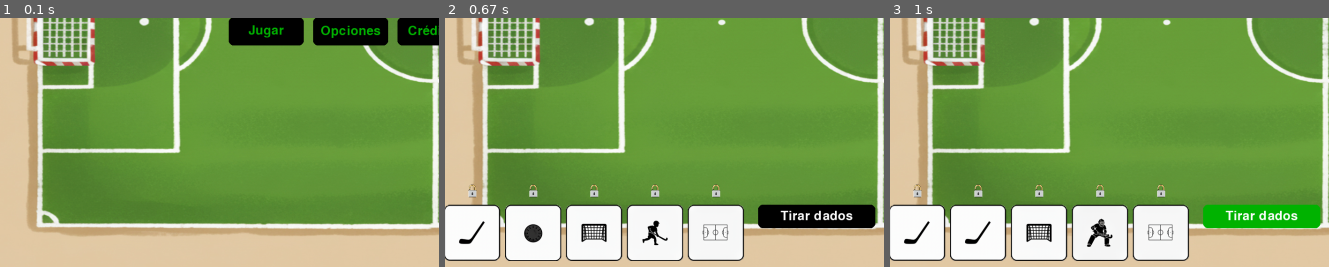
Above: before the commit, frames 1-3 (left to right).
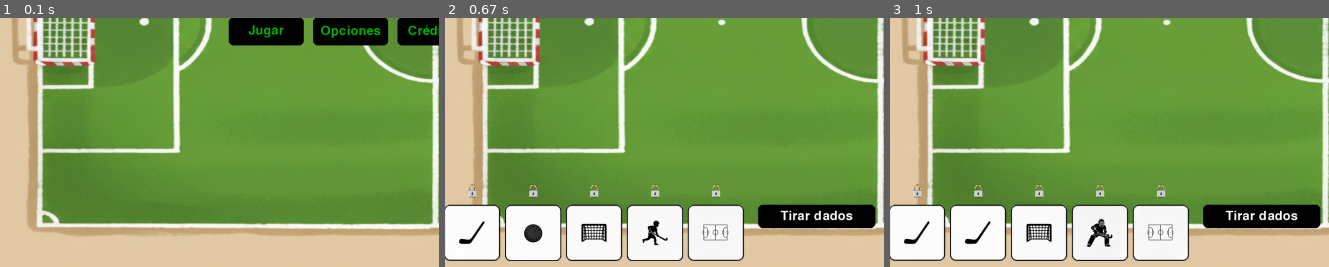
Above: after the commit, the same moments.

Repository: ignaciolvillalba/Parcial2_Rey_Villalba
Game: pygame game, started from Pygame.py
Same seed, same stepped clock (60 frames per second), same inputs: the game is played once before the commit and once after it.
Inputs:
- Up to frame 1 (0.1 s): no input
- Up to frame 2 (0.67 s): click "Jugar" at 0.38 s
- Up to frame 3 (1 s): click "Tirar dados" at 0.72 s
The pictures show only the part of the screen within x 1-51%, y 50-100%; the shares and areas given below are measured in that part.

Frames 1-2 are identical in both runs. In frame 3, 2.6% of the frame differs, in the area x 71-99%, y 74-85%.

Commit message:
correciones

Diff:
--- a/Pygame.py
+++ b/Pygame.py
@@ -8,22 +8,14 @@
 from render.render_elementos import render_juego, render_menu_jugadas
 
 pygame.init()
-
-# --------------------------
-# Inicialización
-# --------------------------
 pantalla = pygame.display.set_mode((constantes.ANCHO, constantes.ALTO))
 pygame.display.set_caption(constantes.TITULO)
 clock = pygame.time.Clock()
-
-# Fuentes
 fuente = pygame.font.SysFont("Arial", 32)
 fuente_small = pygame.font.SysFont("Arial", 24)
+pantalla_actual = "menu"
+gestor_audio.reproducir_musica()
 
-# Estado
-pantalla_actual = "menu"
-
-# Estado del juego
 valores_dados = [1, 2, 3, 4, 5]
 dados_bloqueados = [False] * 5
 tiradas_realizadas = 0
@@ -40,12 +32,6 @@
 CANDADO_OFFSET_Y = 10
 boton_tirada = pygame.Rect(x_inicial + 5 * ESPACIO + 20, y_inicial, 250, 50)
 
-# Música de fondo
-gestor_audio.reproducir_musica()
-
-# --------------------------
-# Bucle principal
-# --------------------------
 while True:
     for evento in pygame.event.get():
         if evento.type == pygame.QUIT:
@@ -55,7 +41,6 @@
             pygame.quit()
             sys.exit()
 
-        # Gestión de eventos con botones
         if pantalla_actual == "menu":
             botones = render_pantalla.pantalla_principal(pantalla)
             pantalla_actual = gestor_eventos.gestionar_eventos(evento, pantalla_actual, botones)
@@ -78,24 +63,17 @@
             pantalla_actual = gestor_eventos.gestionar_eventos(evento, pantalla_actual, botones)
 
         elif pantalla_actual == "jugar":
-            # Dibujar la pantalla de juego
-            render_juego(
-                pantalla, fuente,
-                valores_dados, dados_bloqueados,
-                boton_tirada, tiradas_realizadas, mostrar_menu_jugadas,
-                x_inicial, y_inicial, ESPACIO, DADO_W, DADO_H,
-                CANDADO_W, CANDADO_H, CANDADO_OFFSET_X, CANDADO_OFFSET_Y
+            render_juego(pantalla, valores_dados, dados_bloqueados, boton_tirada, tiradas_realizadas, mostrar_menu_jugadas, x_inicial, y_inicial, ESPACIO, DADO_W, DADO_H, CANDADO_H, CANDADO_OFFSET_X, CANDADO_OFFSET_Y
             )
 
             if mostrar_menu_jugadas:
                 categorias_disponibles = [c for c, p in generala.planilla.items() if p is None]
-                botones_jugadas = render_menu_jugadas(pantalla, fuente, categorias_disponibles)
+                botones_jugadas = render_menu_jugadas(pantalla, categorias_disponibles)
 
-            # Eventos dentro del juego
+
             if evento.type == pygame.MOUSEBUTTONDOWN and evento.button == 1:
                 pos = evento.pos
 
-                # Botón tirar
                 if boton_tirada.collidepoint(pos) and tiradas_realizadas < 3 and not mostrar_menu_jugadas:
                     nuevos = generala.tirar_dados(5)
                     for i in range(5):
@@ -105,7 +83,6 @@
                     if tiradas_realizadas == 3:
                         mostrar_menu_jugadas = True
 
-                # Candados
                 for i in range(5):
                     x = x_inicial + i * ESPACIO
                     y = y_inicial
@@ -117,11 +94,9 @@
                     if rect_candado.collidepoint(pos):
                         dados_bloqueados[i] = not dados_bloqueados[i]
 
-                # Selección de jugada
                 if mostrar_menu_jugadas:
                     for nombre, datos in botones_jugadas.items():
                         if datos["rect"].collidepoint(pos):
-                            # Calcular puntos según lógica de generala.py
                             if nombre == "Escalera":
                                 puntos = generala.jugadas_especiales["Escalera"] if generala.es_escalera(valores_dados) else 0
                             elif nombre == "Full":
@@ -139,12 +114,10 @@
 
                             generala.planilla[nombre] = puntos
 
-                            # Reiniciar turno
                             tiradas_realizadas = 0
                             dados_bloqueados = [False] * 5
                             mostrar_menu_jugadas = False
 
-                            # Verificar fin de juego
                             if None not in generala.planilla.values():
                                 pantalla_actual = "final"
 
--- a/audio/gestor_audio.py
+++ b/audio/gestor_audio.py
@@ -1,48 +1,35 @@
 import pygame
 from datos.constantes import VOLUMEN
 
-# Rutas de archivos de audio
 MUSICA_PRINCIPAL = "assets/intro.mp3"
 EFECTO_CLICK = "assets/boton_principal.mp3"
 
-# Volumen inicial
 VOLUMEN_MUSICA = VOLUMEN
 
-# --------------------------
-# Funciones de música
-# --------------------------
 def reproducir_musica(ruta=MUSICA_PRINCIPAL, loop=True):
-    """Reproduce música de fondo."""
     pygame.mixer.music.load(ruta)
-    cantidad_reproducciones = -1 if loop else 0
-    pygame.mixer.music.set_volume(VOLUMEN_MUSICA)
-    pygame.mixer.music.play(cantidad_reproducciones)
+    if loop:
+        cantidad_repeticiones = -1
+    else:
+        cantidad_repeticiones = 0
+    pygame.mixer.music.play(cantidad_repeticiones)
 
 def detener_musica():
-    """Detiene la música."""
     pygame.mixer.music.stop()
 
 def pausar_musica():
-    """Pausa la música."""
     pygame.mixer.music.pause()
 
 def reanudar_musica():
-    """Reanuda la música pausada."""
     pygame.mixer.music.unpause()
 
 def cambiar_volumen(valor):
-    """Cambia el volumen de la música."""
     pygame.mixer.music.set_volume(valor)
 
-# --------------------------
-# Funciones de efectos
-# --------------------------
 def cargar_efecto(ruta):
-    """Carga un efecto de sonido desde archivo."""
     efecto = pygame.mixer.Sound(ruta)
-    efecto.set_volume(min(VOLUMEN_MUSICA + 0.2, 1.0))  # límite máximo 1.0
+    efecto.set_volume(min(VOLUMEN_MUSICA + 0.2, 1.0))
     return efecto
 
 def reproducir_efecto(efecto):
-    """Reproduce un efecto de sonido cargado."""
     efecto.play()
--- a/datos/config_json.py
+++ b/datos/config_json.py
@@ -1,10 +1,8 @@
 import json
 import os
 
-# Ruta del archivo de configuración
 ARCHIVO_CONFIG = "datos/config.json"
 
-# Configuración por defecto
 CONFIGURACION_DEFAULT = {
     "config": {
         "ventana": {"ancho": 1000, "alto": 600, "titulo": "Generala Temática"},
@@ -21,17 +19,13 @@
     }
 }
 
-# --------------------------
-# Funciones básicas
-# --------------------------
+
 def guardar_datos(datos):
-    """Guarda la configuración en el archivo JSON."""
     os.makedirs(os.path.dirname(ARCHIVO_CONFIG), exist_ok=True)
     with open(ARCHIVO_CONFIG, "w", encoding="utf-8") as archivo:
         json.dump(datos, archivo, indent=4)
 
 def cargar_datos():
-    """Carga la configuración desde el archivo JSON, o crea una por defecto."""
     if not os.path.exists(ARCHIVO_CONFIG) or os.path.getsize(ARCHIVO_CONFIG) == 0:
         guardar_datos(CONFIGURACION_DEFAULT)
         return CONFIGURACION_DEFAULT
@@ -39,36 +33,8 @@
     with open(ARCHIVO_CONFIG, "r", encoding="utf-8") as archivo:
         datos = json.load(archivo)
 
-    # Validación mínima
     if "config" not in datos:
         guardar_datos(CONFIGURACION_DEFAULT)
         return CONFIGURACION_DEFAULT
 
     return datos
-
-# --------------------------
-# Funciones de actualización
-# --------------------------
-def actualizar_valor(seccion, clave, valor):
-    """
-    Actualiza un valor dentro de la configuración.
-    Ejemplo: actualizar_valor("ventana", "ancho", 1280)
-    """
-    datos = cargar_datos()
-    if seccion in datos["config"]:
-        datos["config"][seccion][clave] = valor
-        guardar_datos(datos)
-    else:
-        raise KeyError(f"La sección '{seccion}' no existe en la configuración.")
-
-def actualizar_color(nombre_color, rgb):
-    """
-    Actualiza un color dentro de la configuración.
-    Ejemplo: actualizar_color("fondo", [10, 20, 30])
-    """
-    datos = cargar_datos()
-    if "colores" in datos["config"] and nombre_color in datos["config"]["colores"]:
-        datos["config"]["colores"][nombre_color] = rgb
-        guardar_datos(datos)
-    else:
-        raise KeyError(f"El color '{nombre_color}' no existe en la configuración.")
--- a/datos/constantes.py
+++ b/datos/constantes.py
@@ -1,21 +1,17 @@
 import datos.config_json as config_json
 
-# Cargar datos desde el archivo JSON
 datos = config_json.cargar_datos()
-
 # Ventana
 ANCHO = datos["config"]["ventana"]["ancho"]
 ALTO = datos["config"]["ventana"]["alto"]
 TITULO = datos["config"]["ventana"]["titulo"]
-
 # Colores
-COLOR_FONDO = tuple(datos["config"]["colores"]["fondo"])
-COLOR_TEXTO_OSCURO = tuple(datos["config"]["colores"]["texto_oscuro"])
-COLOR_TEXTO_CLARO = tuple(datos["config"]["colores"]["texto_claro"])
-COLOR_PRIMARIO = tuple(datos["config"]["colores"]["primario"])
-COLOR_SECUNDARIO = tuple(datos["config"]["colores"]["secundario"])
-COLOR_GRIS = tuple(datos["config"]["colores"]["gris"])
-COLOR_GRIS_CLARO = tuple(datos["config"]["colores"]["gris_claro"])
-
+COLOR_FONDO = datos["config"]["colores"]["fondo"]
+COLOR_TEXTO_OSCURO = datos["config"]["colores"]["texto_oscuro"]
+COLOR_TEXTO_CLARO = datos["config"]["colores"]["texto_claro"]
+COLOR_PRIMARIO = datos["config"]["colores"]["primario"]
+COLOR_SECUNDARIO = datos["config"]["colores"]["secundario"]
+COLOR_GRIS = datos["config"]["colores"]["gris"]
+COLOR_GRIS_CLARO = datos["config"]["colores"]["gris_claro"]
 # Audio
 VOLUMEN = datos["config"]["audio"]["volumen"]
--- a/gestor_eventos/gestor_eventos.py
+++ b/gestor_eventos/gestor_eventos.py
@@ -2,32 +2,20 @@
 from audio.gestor_audio import cargar_efecto, reproducir_efecto, EFECTO_CLICK
 
 def gestionar_eventos(evento, pantalla_actual, botones):
-    """
-    Gestiona los eventos de clic sobre botones.
-    - evento: evento de pygame
-    - pantalla_actual: string con la pantalla actual ("menu", "juego", etc.)
-    - botones: lista de botones [{'rect': Rect, 'accion': 'jugar'}, ...]
-    Devuelve la nueva pantalla_actual (o la misma si no hubo cambios).
-    """
-
-    # Validamos que tengamos botones en pantalla
     if botones is None:
         return pantalla_actual
 
-    # Solo clic izquierdo
     if evento.type == pygame.MOUSEBUTTONDOWN and evento.button == 1:
         pos = pygame.mouse.get_pos()
-        print("Posición del clic:", pos)
+        print("Posición del click:", pos)
 
         for boton in botones:
             if boton["rect"].collidepoint(pos):
                 print("CLICK DETECTADO SOBRE:", boton["accion"])
                 efecto = cargar_efecto(EFECTO_CLICK)
                 reproducir_efecto(efecto)
-
                 accion = boton["accion"]
 
-                # Lógica de navegación según pantalla actual
                 if pantalla_actual == "menu":
                     if accion == "jugar":
                         return "jugar"
--- a/main.py
+++ b/main.py
@@ -17,4 +17,6 @@
         g.mostrar_creditos()
     elif opcion == "4":
         print("Gracias por jugar. ¡Hasta luego!")
+    while opcion not in ["1", "2", "3", "4"]:
+        opcion = input("Opcion invalida. Seleccione una opcion: ")
         break
--- a/render/render_elementos.py
+++ b/render/render_elementos.py
@@ -1,16 +1,13 @@
 import pygame
-from datos.constantes import ANCHO, ALTO, COLOR_TEXTO_CLARO, COLOR_SECUNDARIO, COLOR_TEXTO_OSCURO
+from datos.constantes import ANCHO, ALTO, COLOR_TEXTO_CLARO, COLOR_TEXTO_OSCURO
 
-# --------------------------
 # Cargar assets UNA SOLA VEZ
-# --------------------------
 LOGO = pygame.image.load("assets/logo_juego.png")
 LOGO = pygame.transform.scale(LOGO, (500, 500))
 
 FONDO = pygame.image.load("assets/fondo.jpg")
 FONDO = pygame.transform.scale(FONDO, (ANCHO, ALTO))
 
-# (Opcional) imágenes de dados si las tenés en assets
 DADOS_IMAGENES = {
     1: pygame.image.load("assets/dado1.png"),
     2: pygame.image.load("assets/dado2.png"),
@@ -19,98 +16,64 @@
     5: pygame.image.load("assets/dado5.png"),
     6: pygame.image.load("assets/dado6.png"),
 }
-for k in DADOS_IMAGENES:
-    DADOS_IMAGENES[k] = pygame.transform.scale(DADOS_IMAGENES[k], (120, 120))
+for i in DADOS_IMAGENES:
+    DADOS_IMAGENES[i] = pygame.transform.scale(DADOS_IMAGENES[i], (120, 120))
 
 CANDADO_ABIERTO = pygame.image.load("assets/candado1.png")
 CANDADO_CERRADO = pygame.image.load("assets/candado2.png")
 CANDADO_ABIERTO = pygame.transform.scale(CANDADO_ABIERTO, (40, 40))
 CANDADO_CERRADO = pygame.transform.scale(CANDADO_CERRADO, (40, 40))
 
-# --------------------------
-# Funciones de acceso a assets
-# --------------------------
 def logo_juego():
     return LOGO
 
 def fondo_menu():
     return FONDO
 
-# --------------------------
-# Funciones para crear botones
-# --------------------------
-def crear_boton_rect(superficie, x, y, ancho, alto, texto, color_fondo, color_texto):
-    """Crea un botón rectangular con texto centrado."""
+
+def crear_boton_rect(superficie, x, y, ancho, alto, texto, color, color_texto):
     fuente = pygame.font.Font(None, 40)
     rectangulo = pygame.Rect(x, y, ancho, alto)
-
-    # Hover simple
-    mouse = pygame.mouse.get_pos()
-    color = color_fondo
-    if rectangulo.collidepoint(mouse):
-        color = COLOR_SECUNDARIO
 
     pygame.draw.rect(superficie, color, rectangulo, border_radius=10)
     texto_img = fuente.render(texto, True, color_texto)
     texto_x = x + (ancho - texto_img.get_width()) // 2
     texto_y = y + (alto - texto_img.get_height()) // 2
+
     superficie.blit(texto_img, (texto_x, texto_y))
 
     return rectangulo
 
 def crear_boton_imagen(superficie, x, y, ancho, alto, ruta_imagen):
-    """Crea un botón a partir de una imagen."""
     imagen = pygame.image.load(ruta_imagen)
     imagen = pygame.transform.scale(imagen, (ancho, alto))
     forma = imagen.get_rect(topleft=(x, y))
     superficie.blit(imagen, forma.topleft)
     return forma
 
-# --------------------------
-# NUEVO: Render de la pantalla de juego
-# --------------------------
-def render_juego(
-    pantalla,
-    fuente,
-    valores_dados,
-    dados_bloqueados,
-    boton_tirada,
-    tiradas_realizadas,
-    mostrar_menu_jugadas,
-    x_inicial, y_inicial, ESPACIO, DADO_W, DADO_H,
-    CANDADO_W, CANDADO_H, CANDADO_OFFSET_X, CANDADO_OFFSET_Y
-):
-    """
-    Dibuja fondo, dados, candados y botón de tirar.
-    No maneja eventos; sólo renderiza.
-    """
-    # Fondo
+
+def render_juego(pantalla, valores_dados, dados_bloqueados, boton_tirada, tiradas_realizadas, mostrar_menu_jugadas, x_inicial, y_inicial, ESPACIO, DADO_W, DADO_H, CANDADO_H, CANDADO_OFFSET_X, CANDADO_OFFSET_Y):
     pantalla.blit(FONDO, (0, 0))
 
-    # Título de estado
+
     texto_turno = f"Tiro {tiradas_realizadas} de 3"
     txt = pygame.font.Font(None, 36).render(texto_turno, True, COLOR_TEXTO_CLARO)
     pantalla.blit(txt, (20, 20))
 
-    # Dibujar dados y candados
     for i, valor in enumerate(valores_dados):
         x = x_inicial + i * ESPACIO
         y = y_inicial
 
-        # Dado
         if valor in DADOS_IMAGENES:
             pantalla.blit(DADOS_IMAGENES[valor], (x, y))
         else:
-            # Fallback: rectángulo si no hay imagen
             pygame.draw.rect(pantalla, COLOR_TEXTO_OSCURO, (x, y, DADO_W, DADO_H), border_radius=8)
             num = pygame.font.Font(None, 72).render(str(valor), True, COLOR_TEXTO_CLARO)
             pantalla.blit(num, num.get_rect(center=(x + DADO_W // 2, y + DADO_H // 2)))
 
-        # Candado
         candado_img = CANDADO_CERRADO if dados_bloqueados[i] else CANDADO_ABIERTO
         pantalla.blit(candado_img, (x + CANDADO_OFFSET_X, y - CANDADO_H - CANDADO_OFFSET_Y))
 
-    # Botón tirar (si corresponde)
     if tiradas_realizadas < 3 and not mostrar_menu_jugadas:
         crear_boton_rect(
             pantalla,
@@ -120,15 +83,7 @@
             COLOR_TEXTO_OSCURO, COLOR_TEXTO_CLARO
         )
 
-# --------------------------
-# NUEVO: Menú de selección de jugadas
-# --------------------------
-def render_menu_jugadas(pantalla, fuente, categorias_disponibles):
-    """
-    Dibuja un overlay y crea botones de categorías.
-    Devuelve un dict {nombre: {"rect": rect}} para detección de clics.
-    """
-    # Overlay
+def render_menu_jugadas(pantalla, categorias_disponibles):
     overlay = pygame.Surface((ANCHO, ALTO))
     overlay.set_alpha(180)
     overlay.fill((0, 0, 0))
@@ -137,7 +92,6 @@
     subt = pygame.font.Font(None, 42).render("Elegí una categoría para anotar", True, COLOR_TEXTO_CLARO)
     pantalla.blit(subt, subt.get_rect(center=(ANCHO // 2, 120)))
 
-    # Grid simple de botones
     botones = {}
     col = 3
     ANCHO_BOTON, ALTO_BOTON = 220, 50
@@ -146,8 +100,6 @@
     total_cols = col
     total_rows = (len(categorias_disponibles) + col - 1) // col
     grid_w = total_cols * ANCHO_BOTON + (total_cols - 1) * ESPACIO_X
-    grid_h = total_rows * ALTO_BOTON + (total_rows - 1) * ESPACIO_Y
-
     inicio_x = (ANCHO - grid_w) // 2
     inicio_y = 180
 
--- a/render/render_pantalla.py
+++ b/render/render_pantalla.py
@@ -2,22 +2,17 @@
 from datos.constantes import ANCHO, COLOR_TEXTO_OSCURO, COLOR_SECUNDARIO, COLOR_TEXTO_CLARO
 from .render_elementos import logo_juego, fondo_menu, crear_boton_rect
 
-# --------------------------
-# Pantalla principal (menú)
-# --------------------------
+
 def pantalla_principal(pantalla):
     logo = logo_juego()
     fondo = fondo_menu()
 
-    # Medidas del logo
     ancho_logo = logo.get_width()
     alto_logo = logo.get_height()
 
-    # Posición centrada arriba
     x_logo = (ANCHO - ancho_logo) // 2
     y_logo = 10
 
-    # Botones
     etiquetas = ["Jugar", "Opciones", "Créditos", "Estadísticas", "Salir"]
     claves = ["jugar", "opciones", "creditos", "estadisticas", "salir"]
 
@@ -47,9 +42,6 @@
 
     return botones
 
-# --------------------------
-# Pantalla de opciones
-# --------------------------
 def pantalla_opciones(pantalla):
     pantalla.fill((40, 40, 40))
     fuente = pygame.font.Font(None, 70)
Not shown, added: assets/VC_redist.x86.exe
